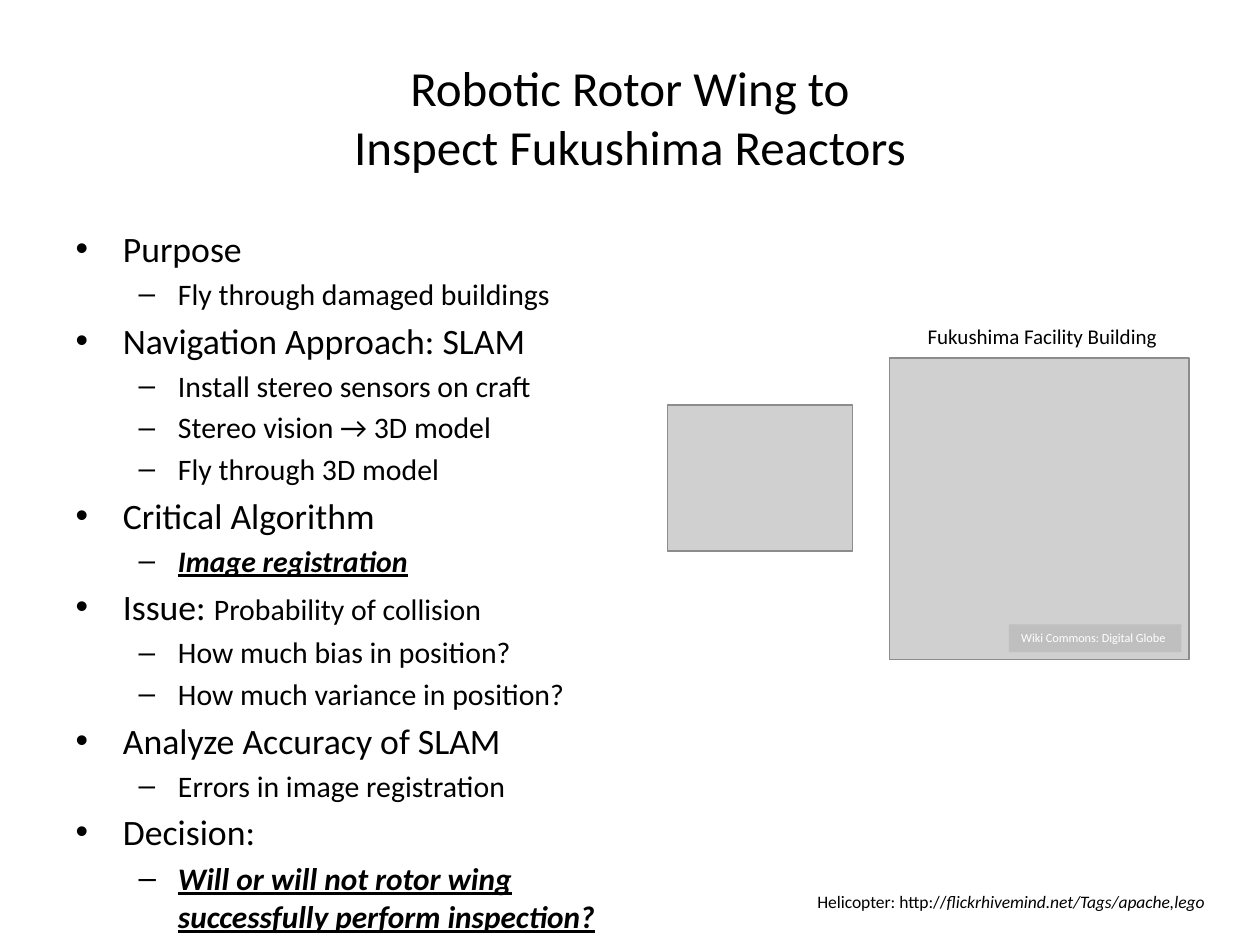
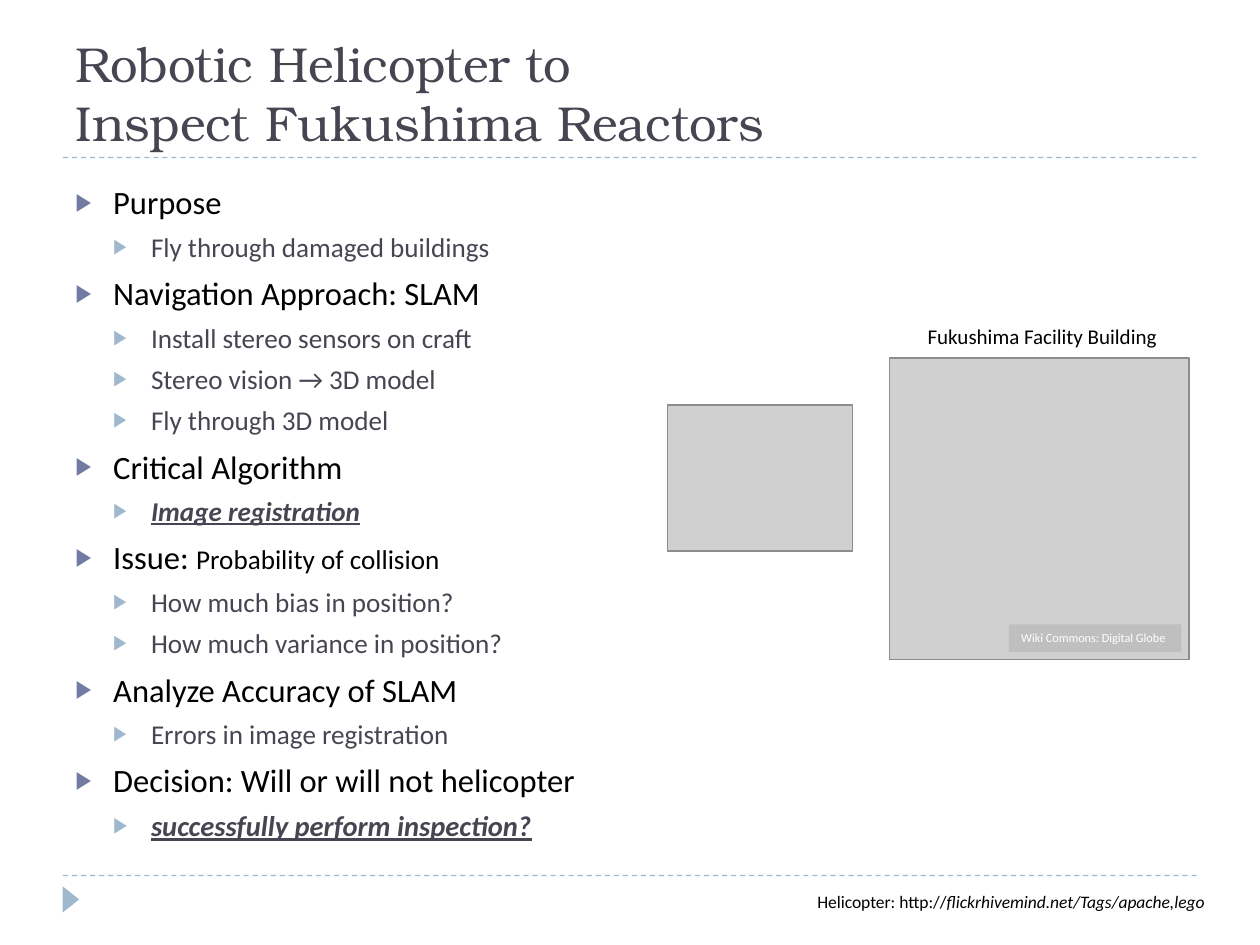
Before and after one commit to josh-gleason/CS679, a slide deck: slide 3 of Presentation/CS679Presentation2.pptx. Drawn at 1260x945 pixels with LibreOffice and Linux fonts; fonts in the diff are those of the drawing; grey boxes stand for pictures. Boxes give left, top, right and bottom in pixels: in the first picture for what was removed or moved away, otherwise in the second. Text is boxed around its words. In the diff, an @@ line names an element or a change of style, - is before the commit and + after.

```diff
--- a/Presentation/CS679Presentation2.pptx
+++ b/Presentation/CS679Presentation2.pptx
@@ title "Robotic Helicopter to Inspect Fukushima ..." at [75,47,764,152]: vertical alignment middle to bottom @@
@@ title at [75,47,764,152]: text changed; font Calibri to TeX Gyre Bonum; text colour #000000 to #464653 @@
-Robotic Rotor Wing to
-Inspect Fukushima Reactors
+Robotic Helicopter to
+Inspect Fukushima Reactors
@@ text "Purpose": place and size @@
-text "Purpose" at [123,239,595,933]
+text "Purpose" at [113,193,575,841]
@@ line added from (63, 158) to (1197, 158), #9FB8CD 0.75 pt dashed @@
@@ text at [113,193,502,749]: size 20.4 to 18.6 pt in "Purpose", "Navigation Approach: SLAM", "Critical Algorithm", "Issue:" and 1 more places; size 17 to 15.5 pt in "Fly through damaged buildings", "Install stereo sensors on craft", "Stereo vision → 3D model", "Fly through 3D model" and 5 more places; text colour #000000 to #464653 in "Fly through damaged buildings", "Install stereo sensors on craft", "Stereo vision → 3D model", "Fly through 3D model" and 4 more places; bullet • to ▶; more space between paragraphs; bullet – to ▶ @@
@@ text at [113,769,575,841]: text changed; size 17.9 to 18.6 pt; bold off; italic off @@
-• Decision:
-  – Will or will not rotor wing successfully perform inspection?
+▶ Decision: Will or will not helicopter
+  ▶ successfully perform inspection?
@@ line added from (63, 876) to (1197, 876), #9FB8CD 0.75 pt dashed @@
@@ triangle added at [63,886,79,912], fill #9FB8CD @@
```
Also in this commit, not shown: 12 other slides changed, 1 slide added, 1 slide removed.
